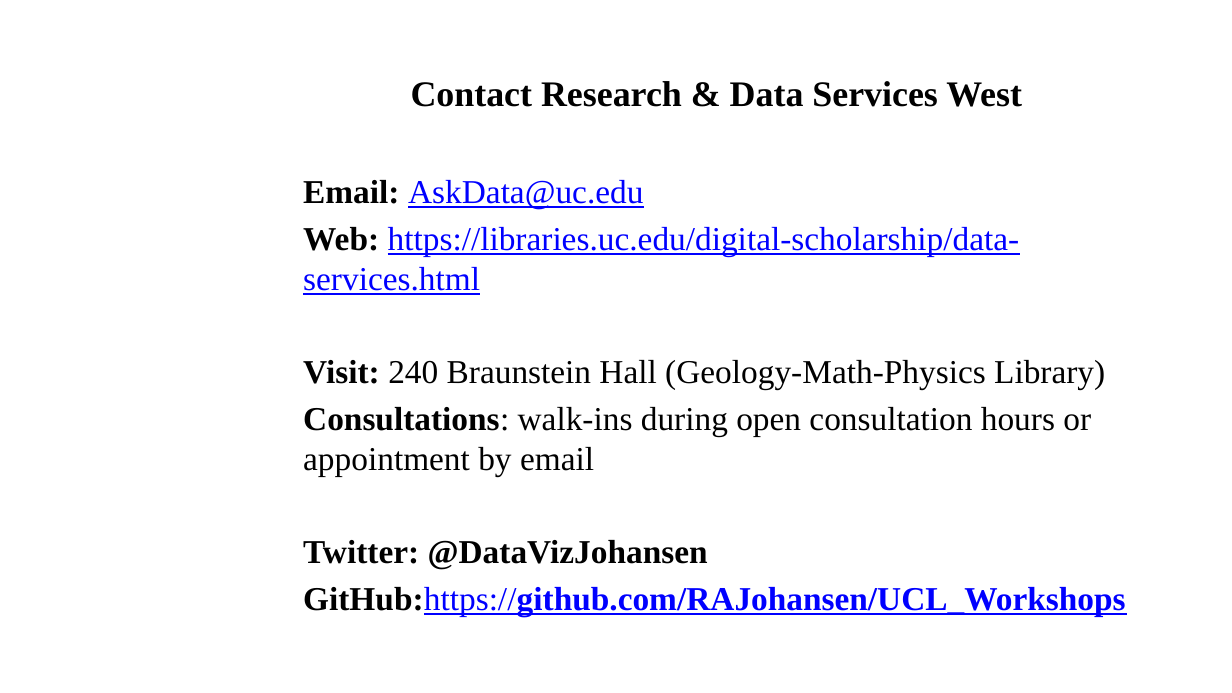
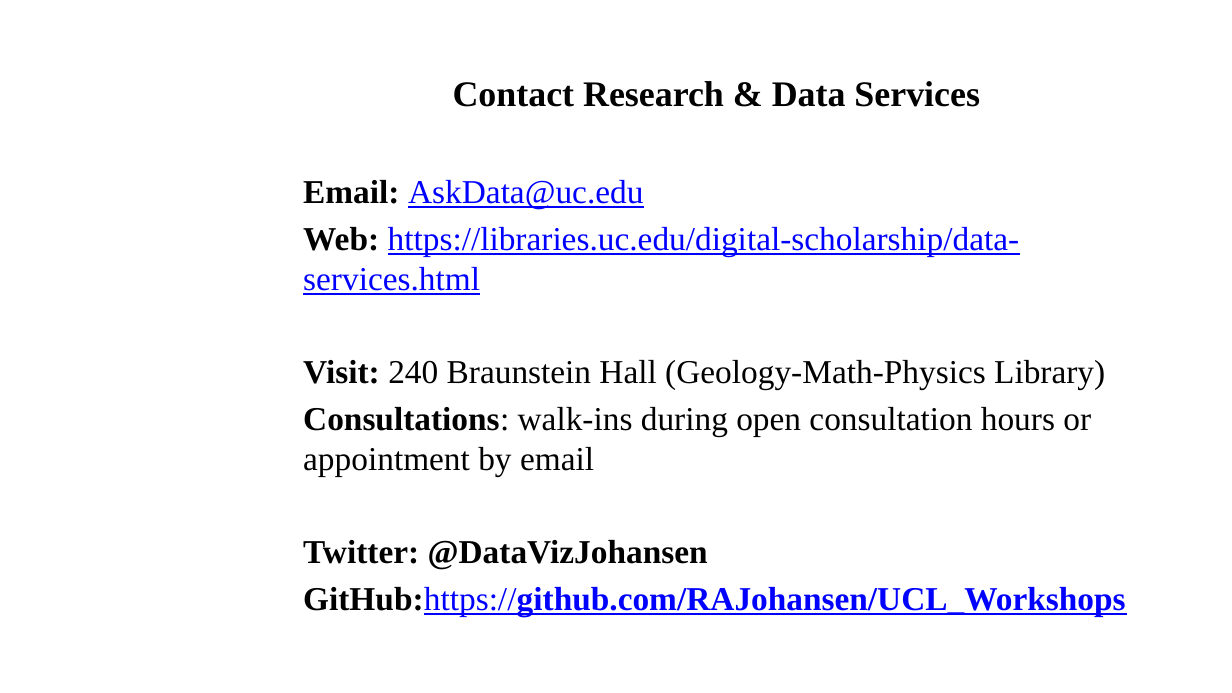
Before and after one commit to RAJohansen/UCL_Workshops, a slide deck: slide 19 of Intro_to_R/Introduction_to_R_Spring2019/Introduction to R Spring 2019.pptx. Drawn at 1232x693 pixels with LibreOffice and Linux fonts; fonts in the diff are those of the drawing; background and template pictures are left out. Boxes give left, top, right and bottom in pixels: in the first picture for what was removed or moved away, otherwise in the second. Text is boxed around its words. In the diff, an @@ line names an element or a change of style, - is before the commit and + after.

Commit message:
Removed "west" from RDS West

```diff
--- a/Intro_to_R/Introduction_to_R_Spring2019/Introduction to R Spring 2019.pptx
+++ b/Intro_to_R/Introduction_to_R_Spring2019/Introduction to R Spring 2019.pptx
@@ subtitle at (x1=453, y1=81, x2=980, y2=107): text changed @@
-Contact Research & Data Services West
+Contact Research & Data Services
```
